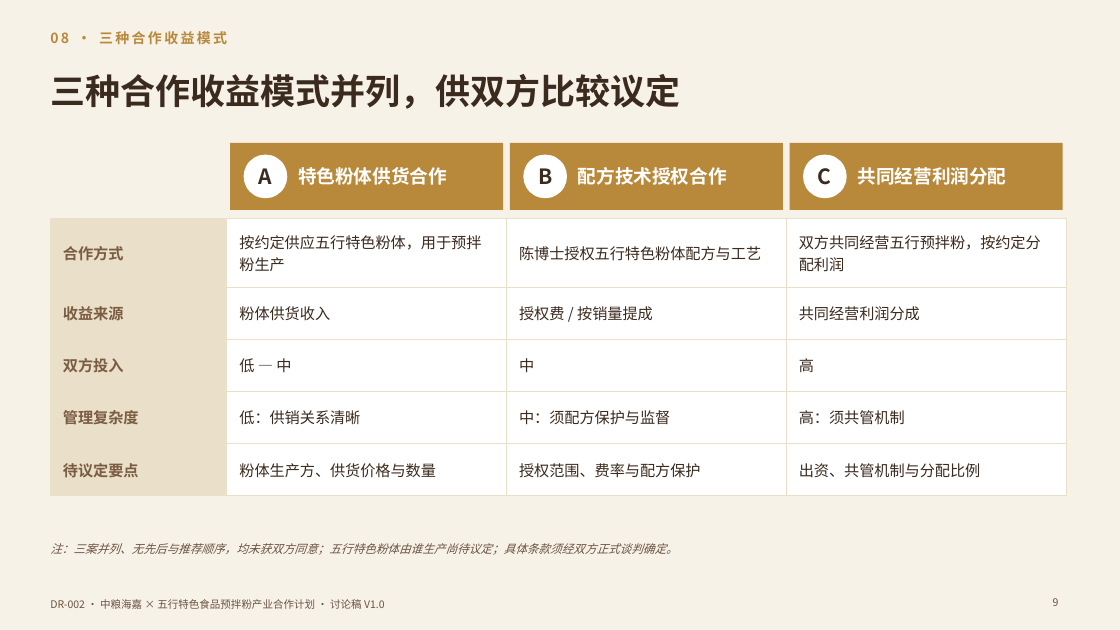
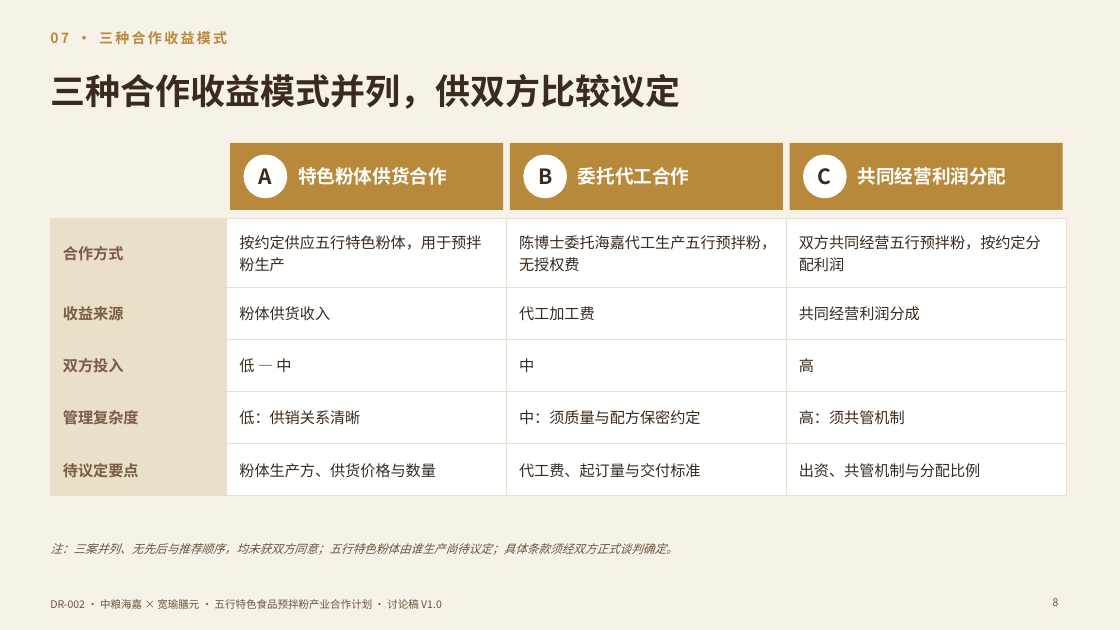
Before and after one commit to yes039/yes039, a slide deck: slide 8 of DR-002/DR-002_中粮海嘉五行预拌粉合作计划_V1.0.pptx (slide 9 before the commit). Drawn at 1120x630 pixels with LibreOffice and Linux fonts; fonts in the diff are those of the drawing. Boxes give left, top, right and bottom in pixels: in the first picture for what was removed or moved away, otherwise in the second. Text is boxed around its words. In the diff, an @@ line names an element or a change of style, - is before the commit and + after.

```diff
--- a/DR-002/DR-002_中粮海嘉五行预拌粉合作计划_V1.0.pptx
+++ b/DR-002/DR-002_中粮海嘉五行预拌粉合作计划_V1.0.pptx
@@ text at (x1=50, y1=31, x2=227, y2=45): text changed @@
-08 · 三种合作收益模式
+07 · 三种合作收益模式
@@ text at (x1=578, y1=167, x2=690, y2=185): text changed @@
-配方技术授权合作
+委托代工合作
@@ table at (x1=50, y1=218, x2=1066, y2=482) @@
-row 1, column 3: 陈博士授权五行特色粉体配方与工艺
+row 1, column 3: 陈博士委托海嘉代工生产五行预拌粉，无授权费
-row 2, column 3: 授权费 / 按销量提成
+row 2, column 3: 代工加工费
-row 4, column 3: 中：须配方保护与监督
+row 4, column 3: 中：须质量与配方保密约定
-row 5, column 3: 授权范围、费率与配方保护
+row 5, column 3: 代工费、起订量与交付标准
@@ text at (x1=50, y1=599, x2=442, y2=609): text changed @@
-DR-002 · 中粮海嘉 × 五行特色食品预拌粉产业合作计划 · 讨论稿 V1.0
+DR-002 · 中粮海嘉 × 宽瑜膳元 · 五行特色食品预拌粉产业合作计划 · 讨论稿 V1.0
@@ page number at (x1=1053, y1=598, x2=1059, y2=606): text changed @@
-9
+8
```
Also in this commit, not shown: 13 other slides changed, 3 other files.
